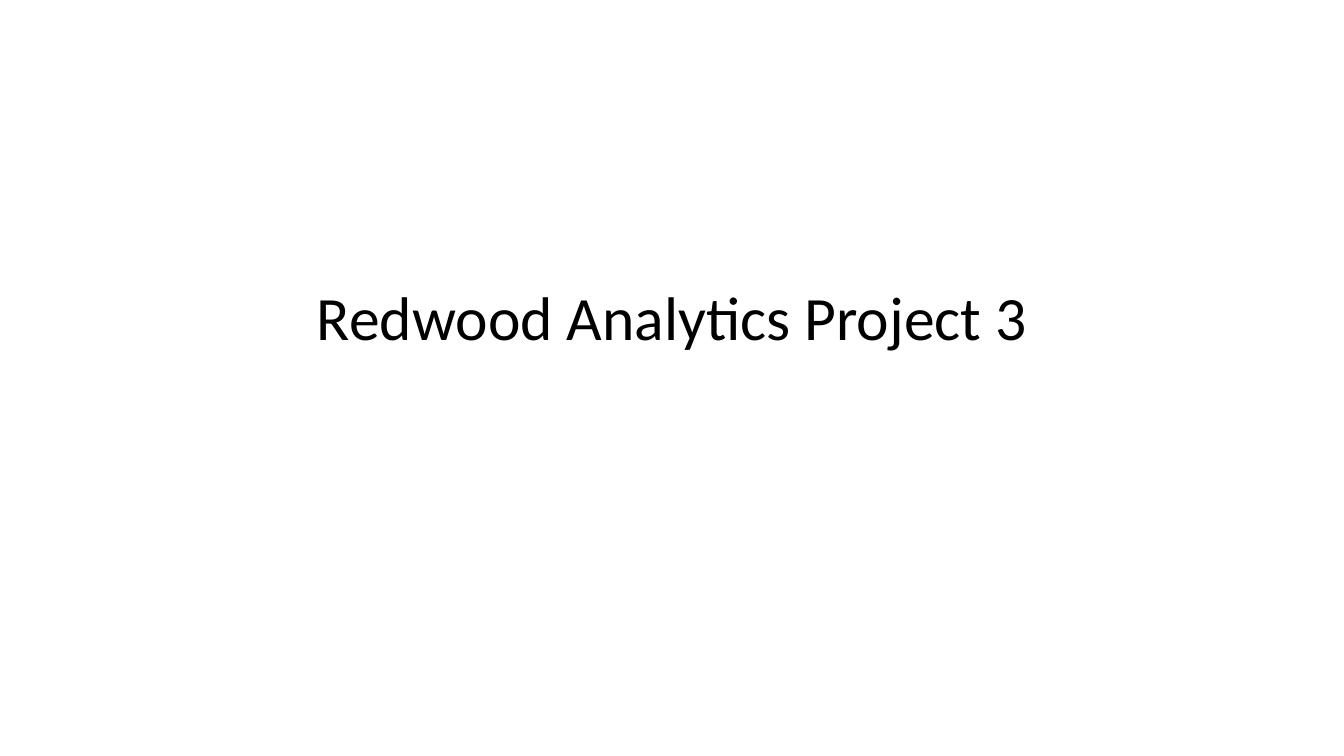
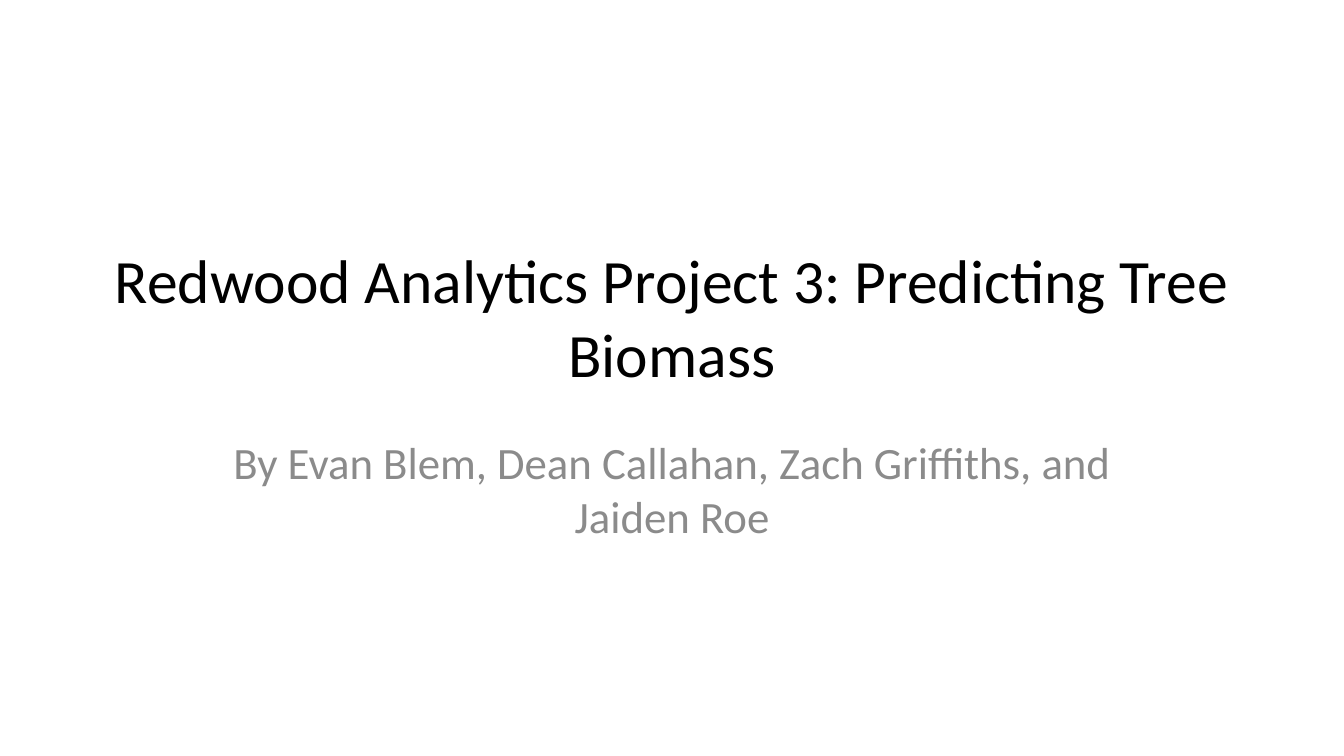
Before and after one commit to deancallahan25/Redwood-Analytics-Portfolio, a slide deck: slide 1 of Project-3/presentation.pptx. Drawn at 1344x756 pixels with LibreOffice and Linux fonts; fonts in the diff are those of the drawing. Boxes give left, top, right and bottom in pixels: in the first picture for what was removed or moved away, otherwise in the second. Text is boxed around its words. In the diff, an @@ line names an element or a change of style, - is before the commit and + after.

```diff
--- a/Project-3/presentation.pptx
+++ b/Project-3/presentation.pptx
@@ title at <box>115,260,1228,378</box>: text changed @@
-Redwood Analytics Project 3
+Redwood Analytics Project 3: Predicting Tree Biomass
@@ subtitle added at <box>233,448,1110,533</box>, 24 pt, text #8C8C8C @@
+By Evan Blem, Dean Callahan, Zach Griffiths, and Jaiden Roe
```
Also in this commit, not shown: 1 other slide changed, 11 slides added, 5 slides removed, 2 other files.
